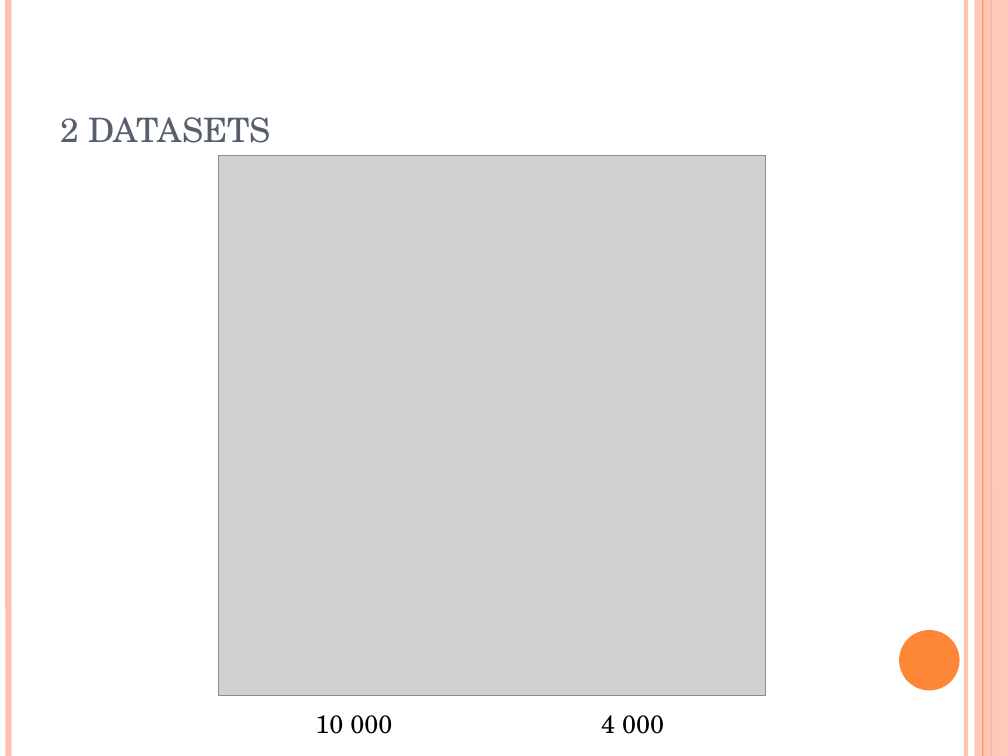
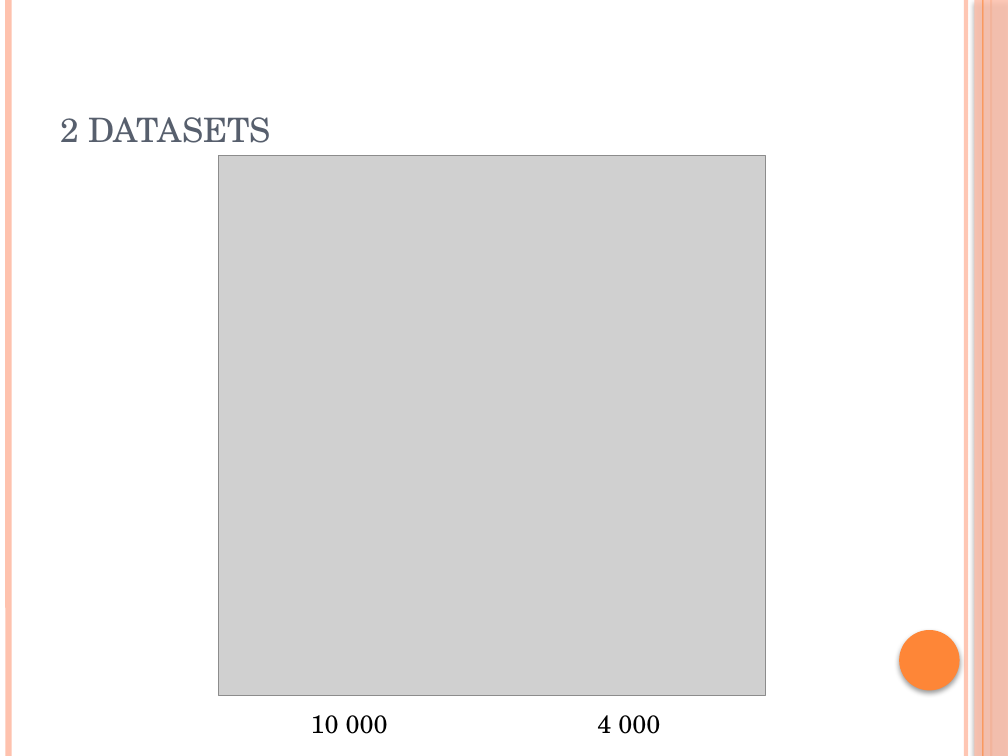
Before and after one commit to EmilieTrouillard/AdvCDA_case1, a slide deck: slide 2 of ECG_presentation_Progress3.pptx. Drawn at 1008x756 pixels with LibreOffice and Linux fonts; fonts in the diff are those of the drawing; grey boxes stand for pictures. Boxes give left, top, right and bottom in pixels: in the first picture for what was removed or moved away, otherwise in the second. Text is boxed around its words. In the diff, an @@ line names an element or a change of style, - is before the commit and + after.

```diff
--- a/ECG_presentation_Progress3.pptx
+++ b/ECG_presentation_Progress3.pptx
@@ rectangle at [975, 0, 1008, 756]: shadow on @@
@@ ellipse at [899, 630, 960, 690]: shadow on @@
@@ text "10 000": place and size @@
-text "10 000" at [315, 715, 392, 734]
+text "10 000" at [311, 715, 388, 734]
@@ text "4 000": place and size @@
-text "4 000" at [601, 715, 664, 734]
+text "4 000" at [597, 715, 660, 734]
```
Also in this commit, not shown: 16 other slides changed.
